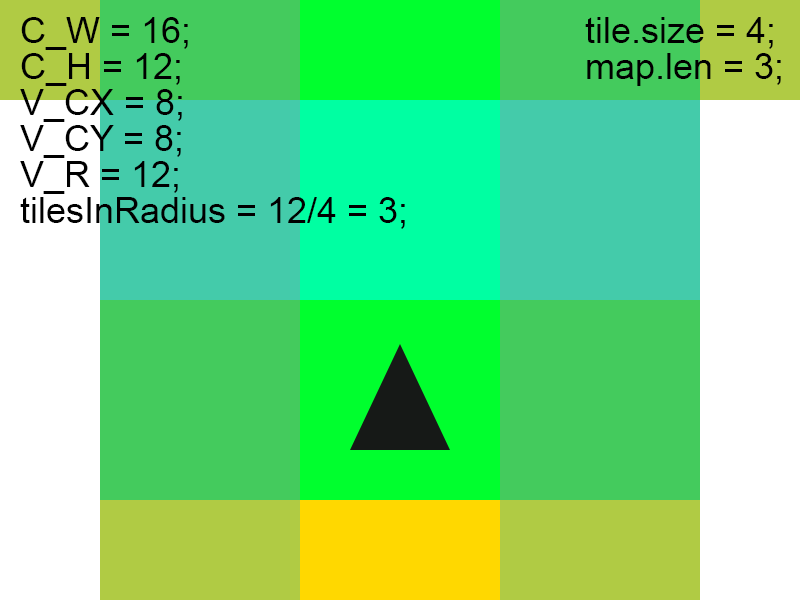
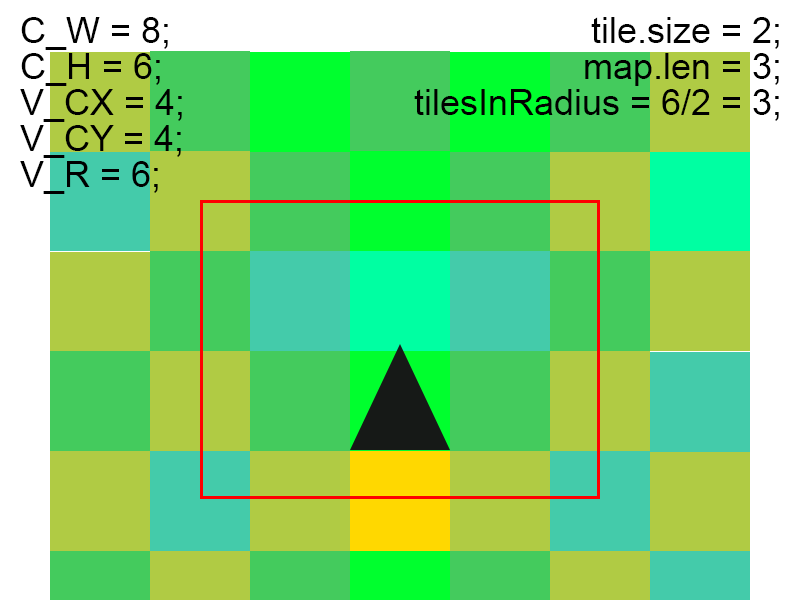
Comparing the layer stacks of the two 800 × 600 images. Changes:
renamed "C_W = 16; C_H = 12; V_CX = 8; V_CY = 8; V_R = 12; tilesInRadius" to "C_W = 8; C_H = 6; V_CX = 4; V_CY = 4; V_R = 6;", painted on it over [20, 17, 405, 229]
renamed "tile.size = 4; map.len = 3;" to "tile.size = 2; map.len = 3; tilesInRadius = 6/2 = 3;", painted on it over [414, 17, 781, 121]
added layer "SCREEN" above "ALL" over [200, 200, 600, 499]
added group "top line 2" with 7 layers in group "ALL" over [50, 51, 750, 152]
painted on "Прямоугольник 1 копия 3" (2nd of 6, in "ALL" › "top line"), masked it over [0, 0, 250, 251]
painted on "Прямоугольник 1 копия" (2nd of 6, in "ALL" › "top line"), masked it over [100, 0, 350, 251]
painted on "Прямоугольник 1" (2nd of 5, in "ALL" › "top line"), masked it over [300, 0, 500, 251]
painted on "Прямоугольник 1 копия 2" (2nd of 6, in "ALL" › "top line"), masked it over [450, 0, 700, 251]
painted on "Прямоугольник 1 копия 5" (2nd of 6, in "ALL" › "top line"), masked it over [550, 0, 800, 251]
painted on "Прямоугольник 1 копия 6" (1st of 2, in "ALL" › "center"), masked it over [100, 100, 350, 351]
painted on "Прямоугольник 1 копия 7" (1st of 2, in "ALL" › "center"), masked it over [300, 100, 500, 351]
painted on "Прямоугольник 1 копия 8" (1st of 2, in "ALL" › "center"), masked it over [450, 100, 700, 351]
painted on "Прямоугольник 1 копия" (3rd of 6, in "ALL" › "center"), masked it over [100, 300, 350, 500]
painted on "Прямоугольник 1" (3rd of 5, in "ALL" › "center"), masked it over [300, 300, 500, 500]
painted on "Прямоугольник 1 копия 2" (3rd of 6, in "ALL" › "center"), masked it over [450, 300, 700, 500]
painted on "Прямоугольник 1 копия 3" (3rd of 6, in "ALL" › "center"), masked it over [100, 451, 350, 600]
added group "center side" with 17 layers in group "ALL" over [50, 151, 750, 600]
…and 30 more changes (24 added, 6 mask, 6 painted, 1 renamed)
